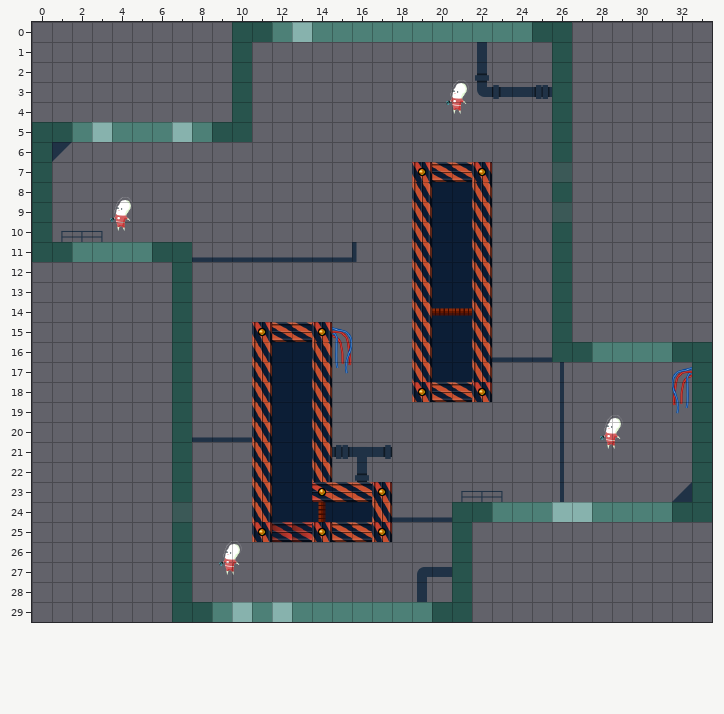
Tiled map -- data/maps/newwave.tmx. That is the earlier state.
Cells are 36x36 px. Shown: x 0..33, y 0..29.
Once edited:
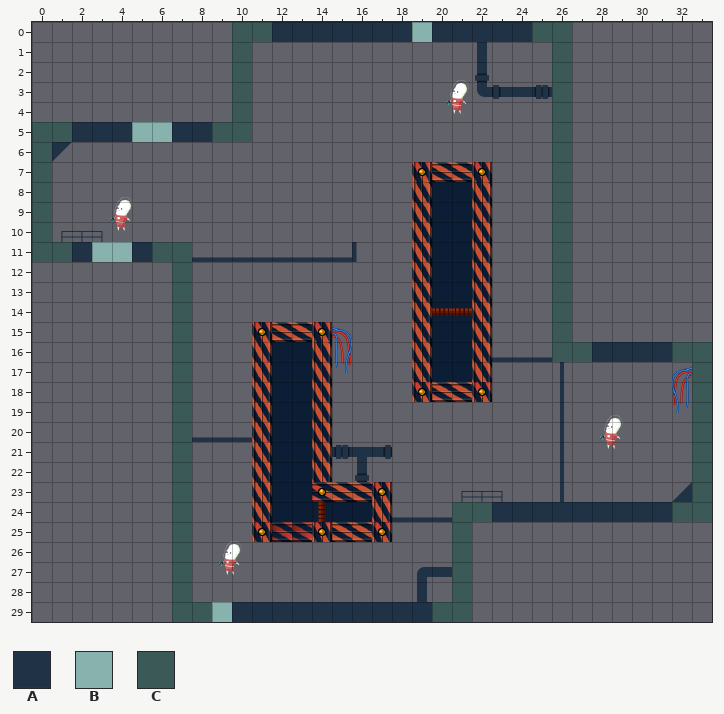
Key: from "space platform": A 76, B 149, C 221.
_ is an empty cell.
Tiles replaced or removed in this view: B, C.
See-through tiles are keyed as they look on the map.
What changed:
Changed rows in their new state; . is an unchanged cell.
Layer "terrain":
first column x 12:
 0 AAAAAAA.AAAAA
first column x 2:
 5 AAA..AA
first column x 2:
11 A..A
first column x 28:
16 AAAA
first column x 23:
24 AAAAAAAAA
first column x 10:
29 AAAAAAAAAA
Layer "fg":
first column x 12:
 0 _.___________
first column x 2:
 5 _.___._
first column x 2:
11 ____
first column x 28:
16 ____
first column x 23:
24 ___..____
first column x 9:
29 _._._______
